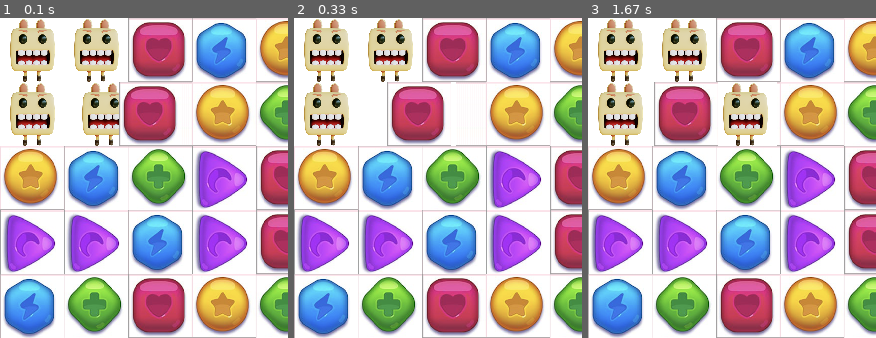
Above: before the commit, frames 1-3 (left to right).
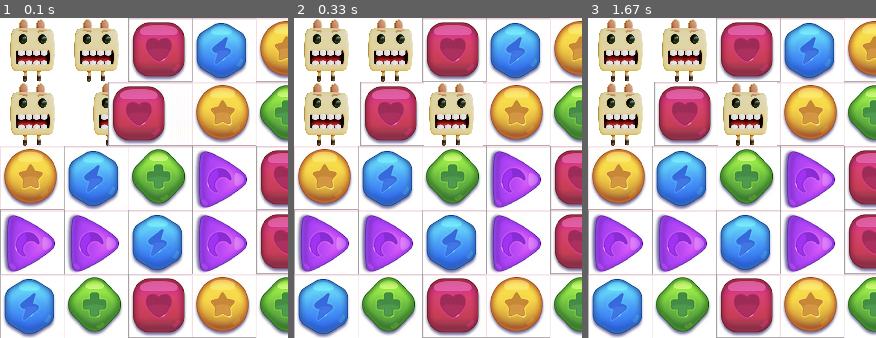
Above: after the commit, the same moments.

Repository: xblam/matching_game_cnn_bot
Game: pygame game, started from display/pygame_display.py
Same seed, same stepped clock (60 frames per second), same inputs: the game is played once before the commit and once after it.
Inputs:
- Up to frame 1 (0.1 s): no input
- Up to frame 2 (0.33 s): no input
- Up to frame 3 (1.67 s): no input
The pictures show only the part of the screen within x 0-50%, y 0-50%; the shares and areas given below are measured in that part.

The runs differ from the first frame. In frame 1, 3.9% of the frame differs, in the area x 28-62%, y 20-40%; in frame 2, 6.0%, in the area x 22-66%, y 20-40%; in frame 3, nothing differs.

Commit message:
added frames to animation

Diff:
--- a/display/pygame_display.py
+++ b/display/pygame_display.py
@@ -58,13 +58,14 @@
             for col in range(self.cols):
                 image = self.image_dict.get(new_matrix[row][col])
                 if image:
-                    x, y = col * self.cell_size, row * self.cell_size
-                    self.window.blit(image, (x, y))
+                    x, y = row * self.cell_size, col * self.cell_size
+                    self.window.blit(image, (y, x))
 
         # Update the display
         pygame.display.flip()
+    # the start and end positions that we are given will be the matrices positions.
+    def animate_switch(self, start_pos, end_pos,matrix, steps=30):
 
-    def animate_switch(self, start_pos, end_pos, steps=30):
         # self.window.fill((255, 255, 255))
 
         row, col = start_pos
@@ -73,8 +74,8 @@
         # these are the two images that I will be switching
         white = self.image_dict.get(15)
 
-        image1 = self.image_dict.get(self.matrix[row][col])
-        image2 = self.image_dict.get(self.matrix[row2][col2])
+        image1 = self.image_dict.get(matrix[row][col])
+        image2 = self.image_dict.get(matrix[row2][col2])
 
         for step in range(steps):
 
@@ -86,12 +87,12 @@
 
             # Draw intermediate positions
             self.window.blit(white, (inter_col, inter_row))
+            self.window.blit(white, (inter_col2, inter_row2))
             self.window.blit(image1, (inter_col, inter_row))
-
             self.window.blit(image2, (inter_col2, inter_row2))
 
             pygame.display.flip()
-            pygame.time.wait(20)  # Adjust the wait time for smoother/faster animation
+            pygame.time.wait(10)  # Adjust the wait time for smoother/faster animation
 
 
 if __name__ == "__main__":
@@ -105,5 +106,5 @@
                 running = False
         if animate:
 
-            display.animate_switch((1,1),(1,2))
+            display.animate_switch((1,1),(1,2), display.matrix)
             animate = False
--- a/test_environments.py
+++ b/test_environments.py
@@ -44,7 +44,7 @@
     for event in pygame.event.get():
         if event.type == pygame.QUIT:
             running = False
-
+    matrix = np.array(env.return_state)
     for i in range(100):
         # Identify the indices where the value is 1
         indices_with_one = [index for index, value in enumerate(action_space) if value == 1]
@@ -61,6 +61,10 @@
             # selected_action = int(input("Put the move you want to do on the board: "))
             selected_action = np.random.randint(0,161)
 
+
+            (row1,col1), (row2,col2) = action_to_coords(selected_action)
+            display.animate_switch((row1,col1),(row2,col2), matrix)
+
             obs, reward, dones, infos = env.step(int(selected_action))
 
             print("obs:", obs)
@@ -69,19 +73,18 @@
             print("reward:", reward)
             print("dones:", dones)
             print("infos:", infos)
-            (x1,y1), (x2,y2) = action_to_coords(selected_action)
-            display.animate_switch((x1,y1),(x2,y2))
+
+
             matrix = np.array(env.return_state)
-
             display.update_display(matrix)
 
             print("Selected index:", selected_action)
             print("Reward of this action:", reward)
 
-        pygame.time.wait(1000)  # Small delay to make the loop more manageable
+        pygame.time.wait(500)  # Small delay to make the loop more manageable
 
-pygame.quit()
-sys.exit()
+    pygame.quit()
+    sys.exit()
 
 #     else:
 #         print("No indices with value 1 found.")
--- a/unit_tests.py
+++ b/unit_tests.py
@@ -65,7 +65,14 @@
                         input_tensor = self.state_to_tensor(game.return_state)
                         action = policy_dqn(input_tensor).argmax().item()
 
-
+    def test_display(self):
+        display = Display(matrix_test)
+        animate = True
+        # run the display. we can update the code and stuff beneath
+        display.animate_switch((1,1),(1,2))
+        display.animate_switch((3,5),(3,6))
+        pygame.quit()
+        sys.exit()
 
 
 if __name__ == '__main__':
